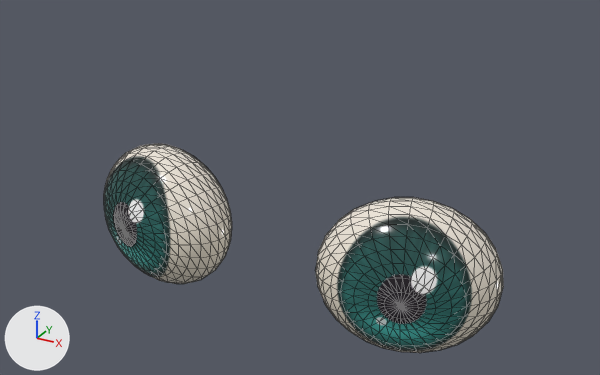
A saved change to the FBX model Art/Character/fbx/SKM_Lyris_Eyes.fbx.
One viewpoint serves both versions: a 50 mm lens placed at (0.0882, -0.2113, 1.6742), pointed at (0.007, -0.0637, 1.6004). Arrows for +X, +Y and +Z are at lower left; the lights stay in place. The picture after the commit comes second. Mesh edges are drawn as thin lines. Vertices at exactly the same position are counted once.

Names of what the first picture shows: 'SKM_Lyris_Eyes'.
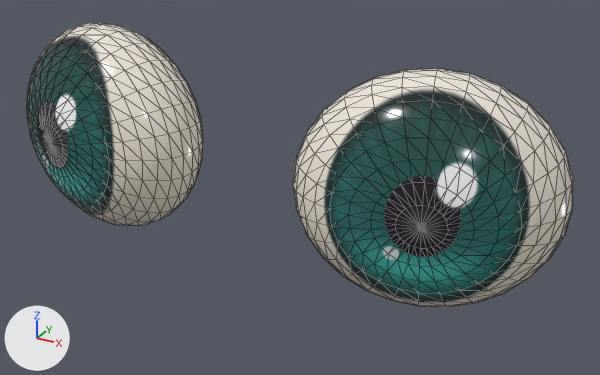
Changed parts and their boxes (x1, y1, x2, y2) in the pictures (600 x 375 px; the box of a moved part takes in the faces that stretch with it):
'SKM_Lyris_Eyes', reshaped (37% wider, 36% taller)
    before: (104, 143, 503, 353)
    after: (27, 22, 573, 307)
part 1 of me_skm_lyris_eyes, moved or reshaped
    before: (315, 197, 503, 353)
    after: (293, 68, 573, 307)
part 2 of me_skm_lyris_eyes, moved or reshaped
    before: (104, 143, 232, 284)
    after: (27, 22, 203, 226)

Patch to the scene script:
```diff
--- a/Art/Character/fbx/SKM_Lyris_Eyes.fbx.py
+++ b/Art/Character/fbx/SKM_Lyris_Eyes.fbx.py
@@ me_skm_lyris_eyes @@
 # used by ob_skm_lyris_eyes; location = (0.0, 0.0, 0.0)
-me_skm_lyris_eyes.from_pydata(...)  # 956 vertices, 1904 faces; spans x -0.0523..0.0523, y -0.075..-0.048, z 1.5662..1.6018
+me_skm_lyris_eyes.from_pydata(...)  # 956 vertices, 1904 faces; spans x -0.0652..0.0652, y -0.0878..-0.0534, z 1.5852..1.633
+# me_skm_lyris_eyes part 1: the loose piece of 478 vertices spanning x 0.0127..0.0523, y -0.075..-0.048, z 1.5662..1.6018 is multiplied about its middle by the matrix ((1.311, 0.012, 0.0), (0.012, 1.272, 0.0), (0.0, 0.0, 1.342)), then moved by (0.0067, -0.0091, 0.0251)
+# me_skm_lyris_eyes part 2: the loose piece of 478 vertices spanning x -0.0523..-0.0127, y -0.075..-0.048, z 1.5662..1.6018 is multiplied about its middle by the matrix ((1.311, -0.012, 0.0), (-0.012, 1.272, 0.0), (0.0, 0.0, 1.342)), then moved by (-0.0067, -0.0091, 0.0251)
 me_skm_lyris_eyes.materials.append(mat_m_lyris_eyes)
```
